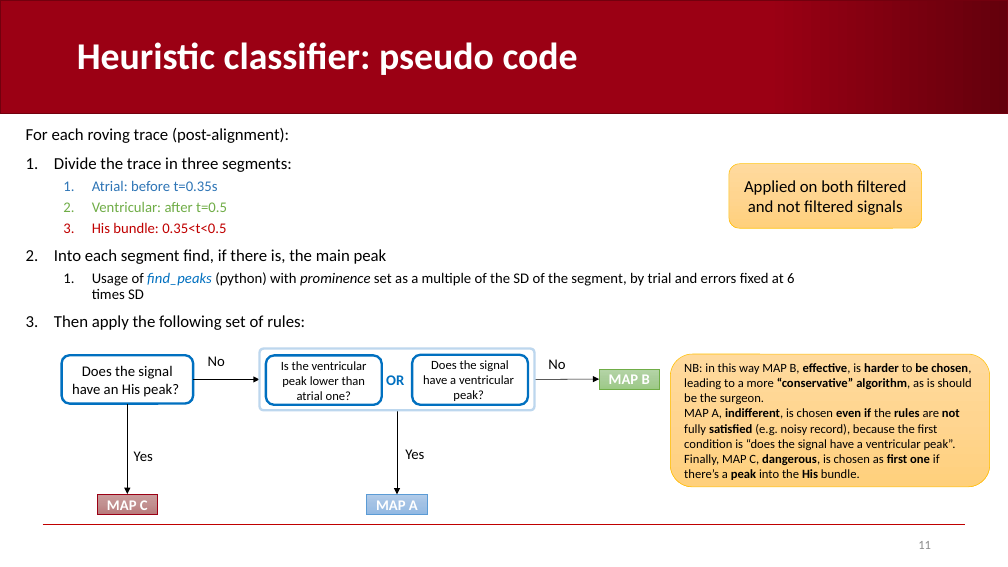
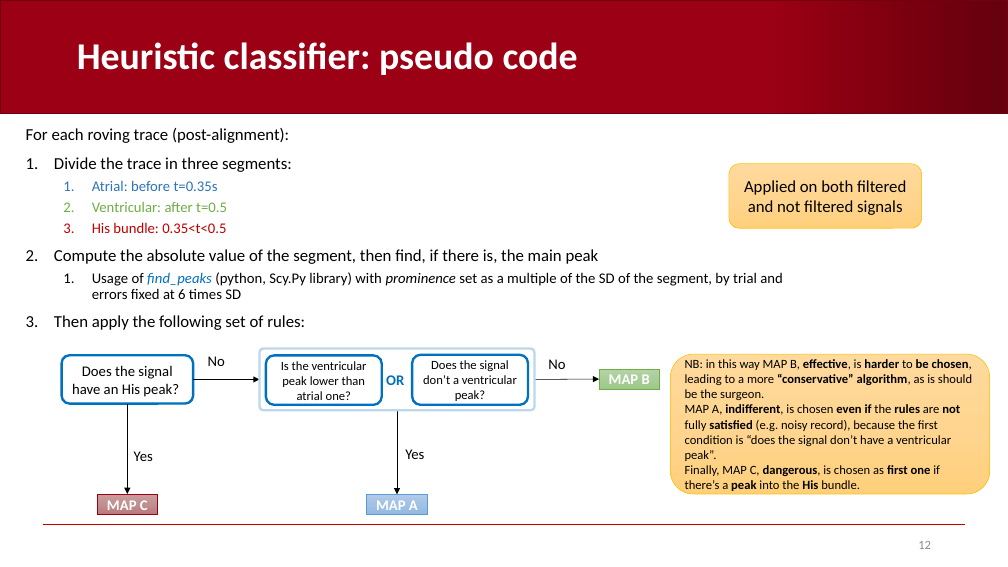
Before and after one commit to AndreaCorrado00/Tesi_magistrale_Corrado_Andrea, a slide deck: slide 12 of Documentation/5. Heuristic classifier.pptx (slide 11 before the commit). Drawn at 1008x567 pixels with LibreOffice and Linux fonts; fonts in the diff are those of the drawing; background and template pictures are left out. Boxes give left, top, right and bottom in pixels: in the first picture for what was removed or moved away, otherwise in the second. Text is boxed around its words. In the diff, an @@ line names an element or a change of style, - is before the commit and + after.

Commit message:
heuristic corrected

```diff
--- a/Documentation/5. Heuristic classifier.pptx
+++ b/Documentation/5. Heuristic classifier.pptx
@@ text at (54, 249, 783, 299): text changed @@
-2. Into each segment find, if there is, the main peak
-  1. Usage of find_peaks (python) with prominence set as a multiple of the SD of the segment, by trial and errors fixed at 6 times SD
+2. Compute the absolute value of the segment, then find, if there is, the main peak
+  1. Usage of find_peaks (python, Scy.Py library) with prominence set as a multiple of the SD of the segment, by trial and errors fixed at 6 times SD
@@ rounded rectangle "NB: in this way MAP ...": place and size @@
-rounded rectangle "NB: in this way MAP ..." at (671, 354, 990, 487)
+rounded rectangle "NB: in this way MAP ..." at (671, 354, 990, 494)
@@ text in rounded rectangle at (423, 360, 517, 401): text changed @@
-Does the signal have a ventricular peak?
+Does the signal don’t a ventricular peak?
@@ text in rounded rectangle at (685, 404, 960, 461): text changed @@
-MAP A, indifferent, is chosen even if the rules are not fully satisfied (e.g. noisy record), because the first condition is “does the signal have a ventricular peak”.
+MAP A, indifferent, is chosen even if the rules are not fully satisfied (e.g. noisy record), because the first condition is “does the signal don’t have a ventricular peak”.
```
Also in this commit, not shown: 6 other slides changed, 10 slides added, 15 other files.
